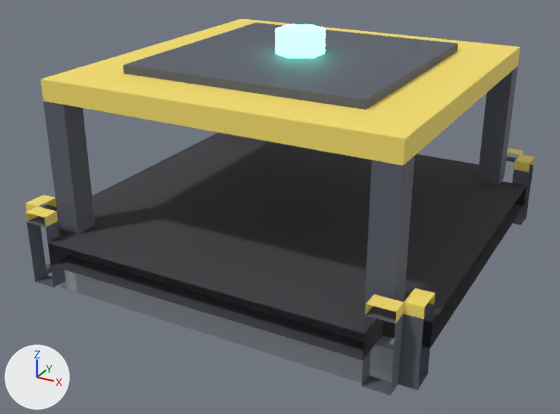
An edit to the glTF model jogo/assets/modelos/logistica/esteira/divisor.glb, drawn before and after from the same camera.
The view is the same before and after, from a 50 mm camera at (0.861, -1.667, 0.966) aimed at (-0.014, -0.075, 0.17). Lighting does not change. The marker at lower left points along +X, +Y and +Z. The older version comes first. Vertices at exactly the same position are counted once.

Objects in the first picture: 'divisor'.
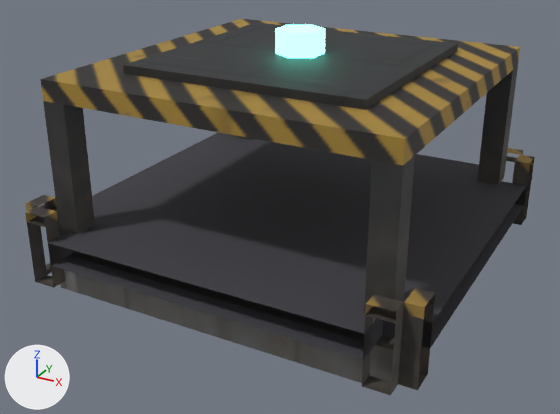
The edits, one by one:
Picture 'divisor_tex' (img_divisor_tex) is new.
Material 'divisor_Tex' (mat_divisor_tex) is new.
Its texture is img_divisor_tex.
Its metallic is 0.15.
Its roughness is 0.7.
me_divisor_corpo has 172 vertices, 260 faces and spans x -0.5..0.5, y -0.5..0.5, z 0.0..0.61.
me_divisor_corpo is used by ob_divisor; location (0.0, 0.0, 0.0).
me_divisor_corpo part 1: all 124 faces that had it switch from mat_p_escuro (dark grey #595d69) to mat_divisor_tex (picture img_divisor_tex).
me_divisor_corpo part 2: all 12 faces that had it switch from mat_p_metal (light grey #adb5bf) to mat_divisor_tex (picture img_divisor_tex).
me_divisor_corpo part 3: all 60 faces that had it switch from mat_p_faixa (yellow #f9e16c) to mat_divisor_tex (picture img_divisor_tex).
me_divisor_corpo part 4: texture (UV) coordinates of 260 of 260 faces, centred in x -0.487..0.487, y -0.487..0.487, z 0.0..0.61, changed; they spanned u 0.0..1.0, v 0.0..0.1 and now span u 0.0..1.0, v 0.0..1.0.

Pixel boxes [x1, y1, x2, y2] of what changed, in the pictures (560 x 414 px):
'divisor', recoloured, surface changed (darker)
    both: [25, 19, 535, 395]
part 1 of me_divisor_corpo, recoloured (darker)
    both: [27, 23, 534, 395]
part 2 of me_divisor_corpo, recoloured (light grey to grey)
    both: [60, 251, 394, 383]
part 3 of me_divisor_corpo, recoloured (darker)
    both: [25, 19, 535, 324]
part 4 of me_divisor_corpo, surface changed (darker)
    both: [25, 19, 535, 395]
